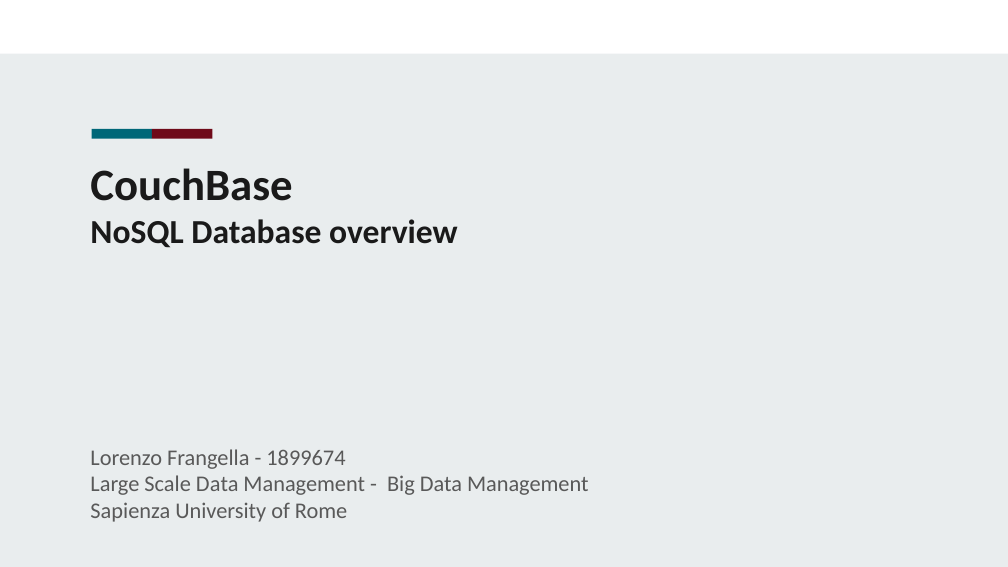
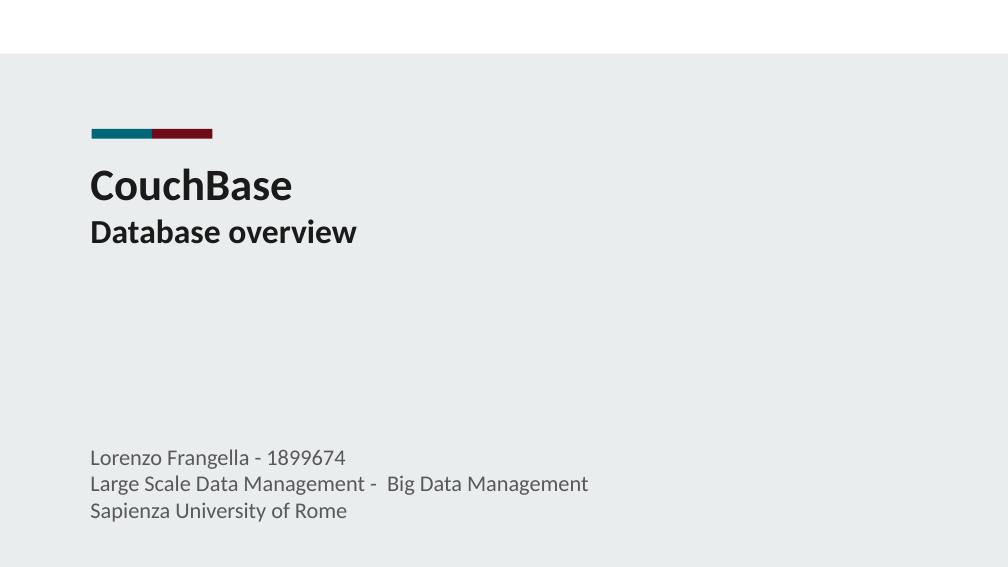
Before and after one commit to LorenzoFrangella/large-scale-data-management, a slide deck: slide 1 of large-scale-dm.pptx. Drawn at 1008x567 pixels with LibreOffice and Linux fonts; fonts in the diff are those of the drawing; background and template pictures are left out. Boxes give left, top, right and bottom in pixels: in the first picture for what was removed or moved away, otherwise in the second. Text is boxed around its words. In the diff, an @@ line names an element or a change of style, - is before the commit and + after.

```diff
--- a/large-scale-dm.pptx
+++ b/large-scale-dm.pptx
@@ title at (x1=90, y1=168, x2=357, y2=244): text changed @@
-CouchBase
-NoSQL Database overview
+CouchBase
+Database overview
```
Also in this commit, not shown: 1 other slide changed, 3 slides added, 1 slide removed, 10 other files.
